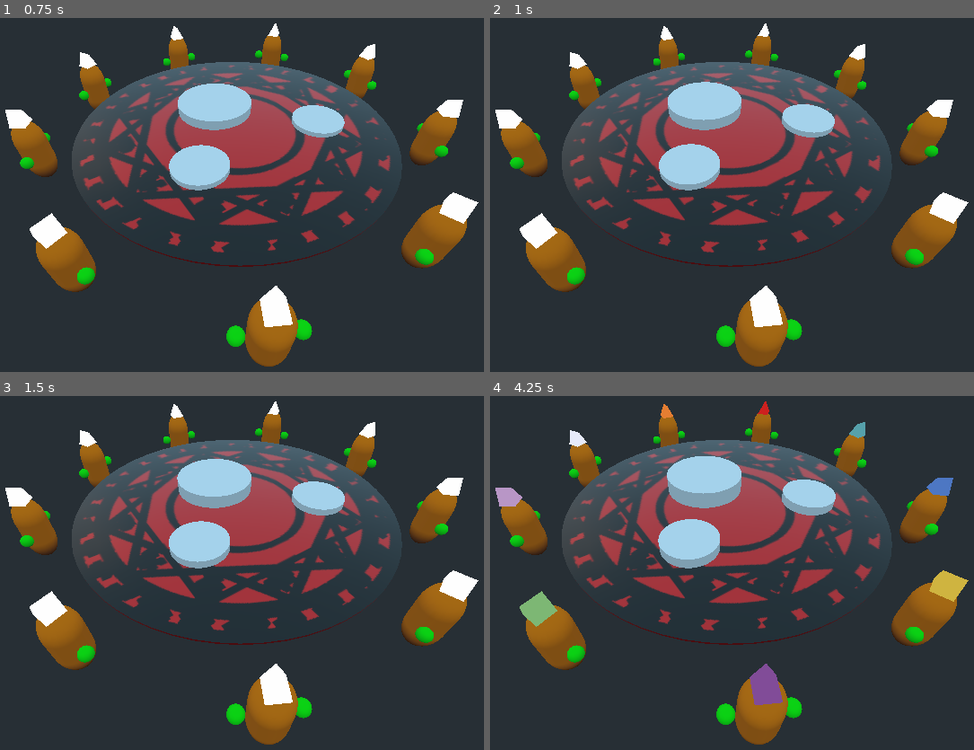
Above: before the commit, frames 1-4 (two rows, left to right).
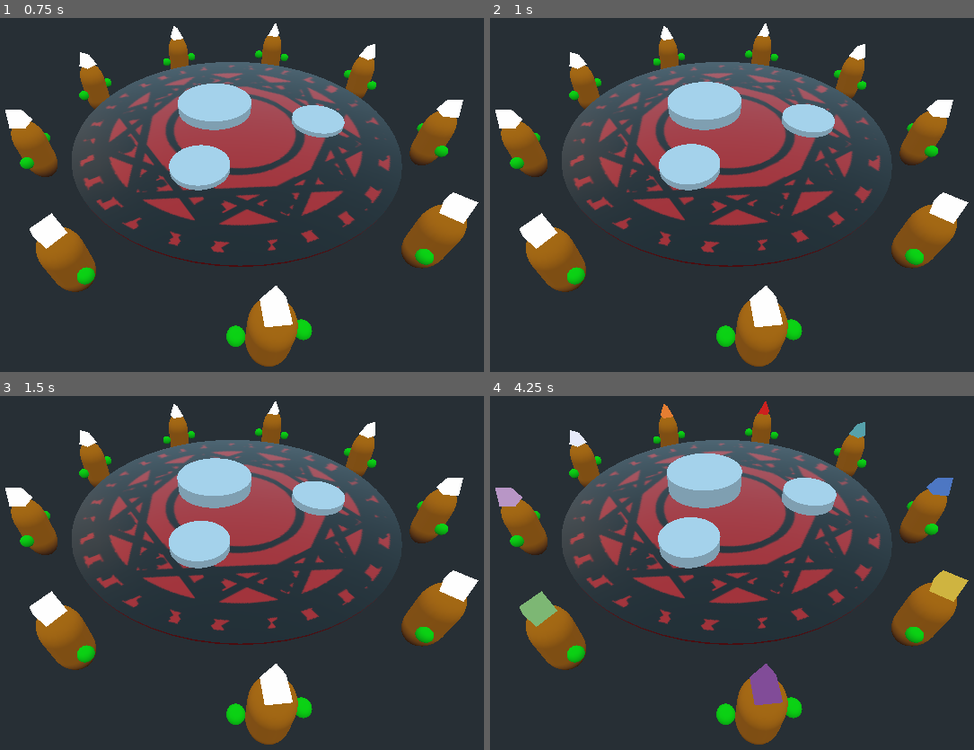
Above: after the commit, the same moments.

Repository: AbeVos/eldee47
Game: Godot game, scene res://scenes/Main.tscn
Two runs of this game, one before a commit and one after it. Both use one fixed random seed, a clock stepped at 60 frames per second and the inputs below. The project has no main scene, so this scene is started directly.
Inputs (mouse positions are in pixels of both pictures, inside the frame that each line leads up to):
- Up to frame 1 (0.75 s): tap Enter (ui_accept) at 0.5 s; move the mouse to (382, 163) at 0.52 s; click (382, 163) at 0.67 s
- Up to frame 2 (1 s): tap Enter (ui_accept) at 0.77 s
- Up to frame 3 (1.5 s): tap Enter (ui_accept) at 1.25 s; drag from (82, 583) to (188, 643) at 1.27 s
- Up to frame 4 (4.25 s): move the mouse to (785, 470) at 2.02 s; click (785, 470) at 2.17 s; tap Enter (ui_accept) at 2.75, 3.5, 3.77 s; drag from (678, 643) to (499, 498) at 2.77 s; move the mouse to (930, 626) at 3.52 s; click (930, 626) at 3.67 s

Frame 1 is identical in both runs. In frame 2, less than 0.1% of the frame differs, in the area x 35-71%, y 18-47%; in frame 3, 0.1%; in frame 4, 0.5%, in the area x 34-72%, y 16-48%.

Commit message:
Debugging for assignments

Diff:
--- a/game/scripts/Monster.gd
+++ b/game/scripts/Monster.gd
@@ -6,6 +6,10 @@
 
 onready var results = []
 onready var is_active = true
+
+func _on_Choir_send_assignments(group_key, assignment):
+	pass
+	#print("Group key: ", group_key, " Assignment: ", assignment)
 
 func _process(delta):
 	if (is_active and results.size() >= 3):
@@ -24,9 +28,10 @@
 
 
 func _on_IncrementTimer_timeout():
-	$Head.update_body_part()
-	$Claw_left.update_body_part()
-	$Claw_right.update_body_part()
+	#$Head.update_body_part()
+	#$Claw_left.update_body_part()
+	#$Claw_right.update_body_part()
+	pass
 
 
 func _on_Head_body_part_failed():
